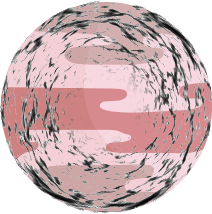
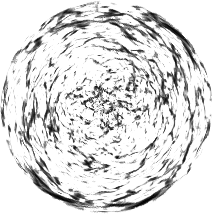
Comparing the layer stacks of the two 212×214 images. Changes:
hid "stage 1" over [0, 0, 212, 214]
hid "stage 2" over [0, 0, 212, 214]
showed "stage 3" over [0, 0, 212, 214]
hid "Layer 2" over [1, 2, 212, 212]
